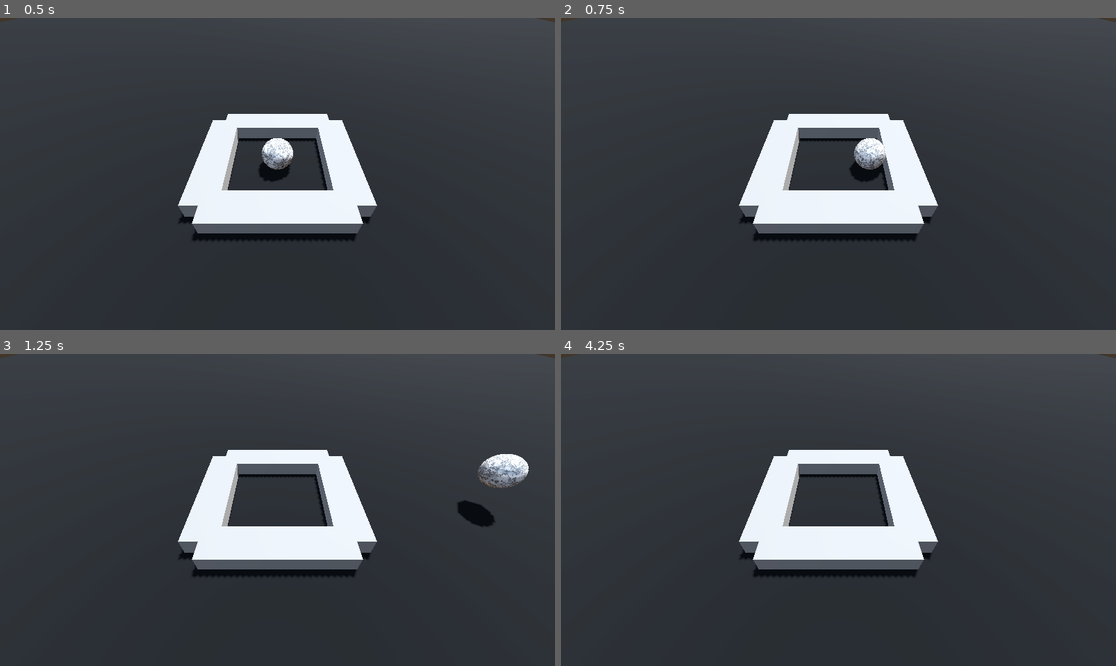
Above: before the commit, frames 1-4 (two rows, left to right).
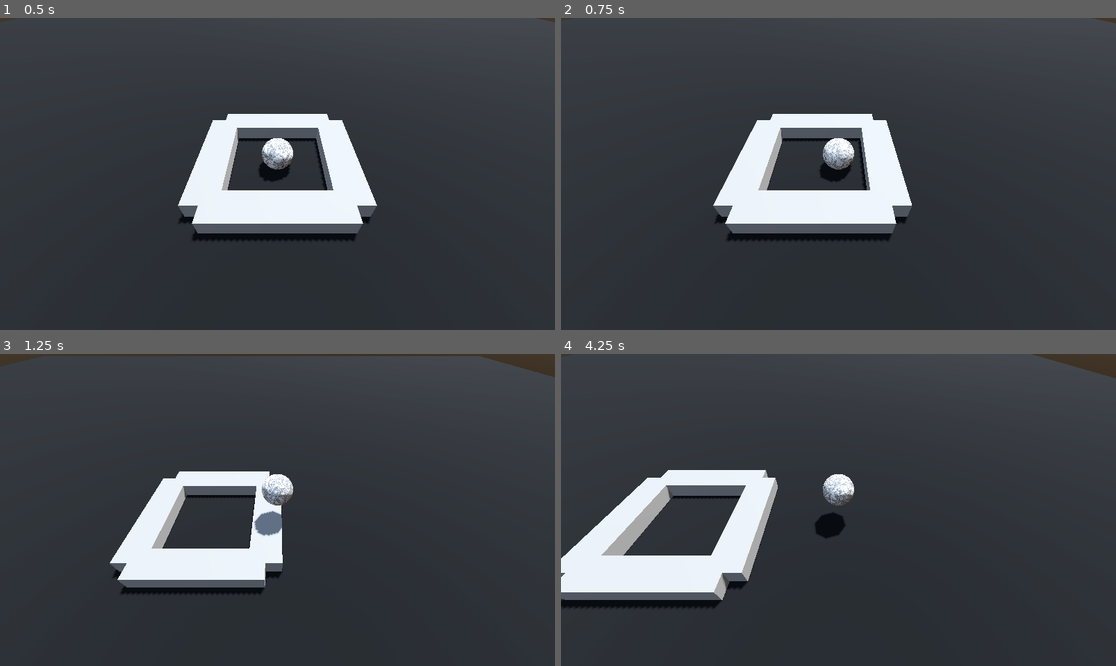
Above: after the commit, the same moments.

Repository: ddon-dev/tiki-boost
Game: Godot game, scene res://proto.tscn
The game is run twice, just before and just after one commit, with the same random seed, the same clock (stepped at 60 frames per second) and the same inputs.
Inputs (mouse positions are in pixels of both pictures, inside the frame that each line leads up to):
- Up to frame 1 (0.5 s): no input
- Up to frame 2 (0.75 s): tap Enter at 0.5 s; move the mouse to (960, 158) at 0.52 s; hold D (right) from 0.53 s (still down); hold Right mouse button (sprint) from 0.53 s (still down)
- Up to frame 3 (1.25 s): keep holding D (right); keep holding Right mouse button (sprint); click (399, 494) at 0.77 s; click (399, 494) at 0.8 s; click (399, 494) at 1.07 s
- Up to frame 4 (4.25 s): move the mouse to (727, 525) at 1.27 s; release D (right) at 1.28 s; release Right mouse button (sprint) at 1.28 s; hold S (backwards) 1.28-2.03 s; click (727, 525) at 1.35 s; click (727, 525) at 1.52 s; right-click (727, 525) at 1.55 s; click (727, 525) at 1.82 s; move the mouse to (894, 441) at 2.02 s; hold D (right) 2.03-2.78 s; hold Right mouse button (sprint) 2.03-2.78 s; click (894, 441) at 2.3 s; move the mouse to (810, 572) at 2.77 s; hold W (forward) 2.78-3.53 s; right-click (810, 572) at 2.85 s; click (810, 572) at 3.02 s; click (810, 572) at 3.32 s; move the mouse to (1005, 556) at 3.52 s; hold A (left) from 3.53 s (still down); click (1005, 556) at 3.6 s; click (1005, 556) at 3.77 s; click (1005, 556) at 4.07 s

Frame 1 is identical in both runs. In frame 2, 6.0% of the frame differs, in the area x 0-100%, y 0-72%; in frame 3, 16%; in frame 4, 20%, in the area x 0-100%, y 0-82%.

Commit message:
proto rotation, accel and deceleration

Diff:
--- a/player.gd
+++ b/player.gd
@@ -1,76 +1,78 @@
 class_name Player
 extends CharacterBody3D
 
-@export var base_speed: float = 10.0
-@export var sprint_speed: float = 15.0
+@export var base_speed: float = 10.0        # velocidad máxima caminando
+@export var sprint_speed: float = 15.0      # velocidad máxima en sprint
 @export var jump_velocity: float = 4.5
-@export var rotation_speed: float = 0.2
+@export var rotation_speed: float = 1.0
+
+@export var ground_accel: float = 30.0      # qué tan rápido acelera en el piso
+@export var air_accel: float = 10.0         # opcional: en el aire acelera menos
+@export var ground_decel: float = 40.0      # qué tan rápido frena en el piso
+@export var air_decel: float = 5.0          # qué tan rápido frena en el aire
+
+var current_speed_cap: float = 10.0         # límite de velocidad actual (walk vs sprint)
+
 @export var ball_radius: float = 0.5
-var current_speed: float
-
 @onready var ball_mesh: MeshInstance3D = $BallMesh
 
-func _ready() -> void:
-	current_speed = base_speed
+func _physics_process(delta: float) -> void:
+	# GRAVEDAD
+	if !is_on_floor():
+		velocity += get_gravity() * delta
 
-func _physics_process(delta: float) -> void:
-	if !is_on_floor():
-		velocity += get_gravity() * delta * 1.5
-
-	if Input.is_action_just_pressed("jump") && is_on_floor():
+	# SALTO
+	if Input.is_action_just_pressed("jump") and is_on_floor():
 		velocity.y = jump_velocity
 
-	if Input.is_action_pressed("sprint") && is_on_floor():
-		current_speed = sprint_speed
+	# SPRINT
+	if Input.is_action_pressed("sprint") and is_on_floor():
+		current_speed_cap = sprint_speed
 	elif Input.is_action_just_released("sprint"):
-		current_speed = base_speed
+		current_speed_cap = base_speed
 
+	# INPUT DE MOVIMIENTO (X/Z)
 	var input_dir := Input.get_vector("left", "right", "forward", "backwards")
-	var move_dir := (transform.basis * Vector3(input_dir.x, 0, input_dir.y)).normalized()
+	var wish_dir := (transform.basis * Vector3(input_dir.x, 0, input_dir.y)).normalized()
 
-	if move_dir != Vector3.ZERO:
-		velocity.x = move_dir.x * current_speed
-		velocity.z = move_dir.z * current_speed
+	# elegimos qué tan fuerte empujamos según suelo/aire
+	var accel = ground_accel if is_on_floor() else air_accel
+	var decel = ground_decel if is_on_floor() else air_decel
+
+	# ACELERACIÓN
+	if wish_dir != Vector3.ZERO:
+		var desired_vel: Vector3 = wish_dir * current_speed_cap
+
+		velocity.x = move_toward(velocity.x, desired_vel.x, accel * delta)
+		velocity.z = move_toward(velocity.z, desired_vel.z, accel * delta)
 	else:
-		velocity.x = move_toward(velocity.x, 0, current_speed)
-		velocity.z = move_toward(velocity.z, 0, current_speed)
+		# No hay input entonces frenamos suave hacia 0
+		velocity.x = move_toward(velocity.x, 0.0, decel * delta)
+		velocity.z = move_toward(velocity.z, 0.0, decel * delta)
 
 	move_and_slide()
 
-	# --- ROTATION LOGIC STARTS HERE ---
-	# We'll rotate the visible ball, not the collision body.
+	# ROTACIÓN (rota el mesh, no la collision shape)
 
-	# 1. Get horizontal velocity actually being used this frame
+	# Velocidad horizontal
 	var horizontal_velocity: Vector3 = Vector3(velocity.x, 0.0, velocity.z)
 	var speed: float = horizontal_velocity.length()
 
 	if speed > 0.001:
-		# 2. Make the ball FACE the movement direction (yaw only)
-		#
-		# We want the mesh's -Z (Godot forward) to point where we're moving.
-		# So we create a basis looking in that direction.
+		# La balita mira hacia donde se mueve
 		var facing_dir := horizontal_velocity.normalized()
 		var up := Vector3.UP
 		var new_basis := Basis.looking_at(facing_dir, up)
 
-		# Keep only yaw so the ball doesn't tilt upward/downward
 		var current_rot := ball_mesh.rotation
 		var target_rot_y := new_basis.get_euler().y
-		# Smooth turn
+
 		current_rot.y = lerp_angle(current_rot.y, target_rot_y, rotation_speed * delta)
 		ball_mesh.rotation = current_rot
 
-		# 3. Make it ROLL according to distance traveled
-		#
-		# Physics of rolling without slipping:
-		# angular_speed (rad/s) = linear_speed / radius
-		#
-		# We rotate around an axis perpendicular to the movement direction, in the ground plane.
-		# Axis = cross(up, move_dir). This gives the "right" axis to spin around.
+		# Rota según la distancia
 		var roll_axis := up.cross(facing_dir).normalized()
-		var angular_speed := speed / ball_radius            # rad/sec
-		var angle_step := angular_speed * delta             # radians this frame
+		var angular_speed := speed / ball_radius
+		var angle_step := angular_speed * delta
 
-		# Apply incremental rotation around roll_axis.
-		# We'll rotate *in local space of the mesh*.
 		ball_mesh.rotate_object_local(roll_axis, angle_step)
--- a/proto.tscn
+++ b/proto.tscn
@@ -36,8 +36,8 @@
 [node name="Player" parent="." instance=ExtResource("1_fl4k8")]
 transform = Transform3D(1, 0, 0, 0, 1, 0, 0, 0, 1, 0, 0.5, 0)
 
-[node name="Camera3D" type="Camera3D" parent="."]
-transform = Transform3D(1, 0, 0, 0, 0.69424397, 0.71973974, 0, -0.71973974, 0.69424397, 0, 4.7223997, 4.968318)
+[node name="Camera3D" type="Camera3D" parent="Player"]
+transform = Transform3D(1, 0, 0, 0, 0.69424397, 0.71973974, 0, -0.71973974, 0.69424397, 0, 4.2223997, 4.968318)
 
 [node name="CSGBox3D" type="CSGBox3D" parent="."]
 transform = Transform3D(1, 0, 0, 0, 1, 0, 0, 0, 1, 0, 0, 2)
